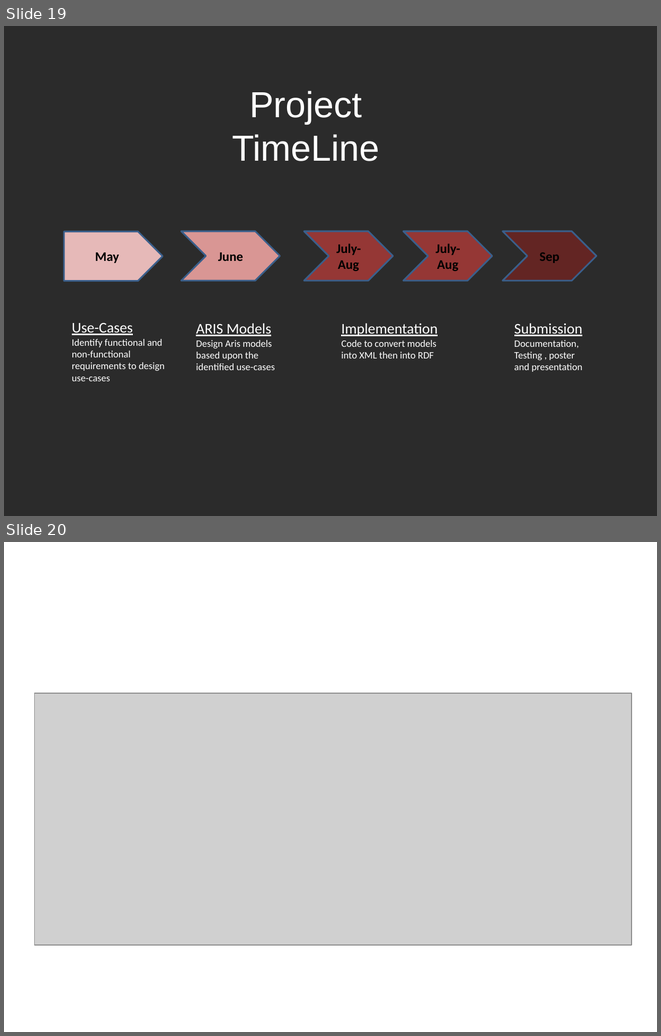
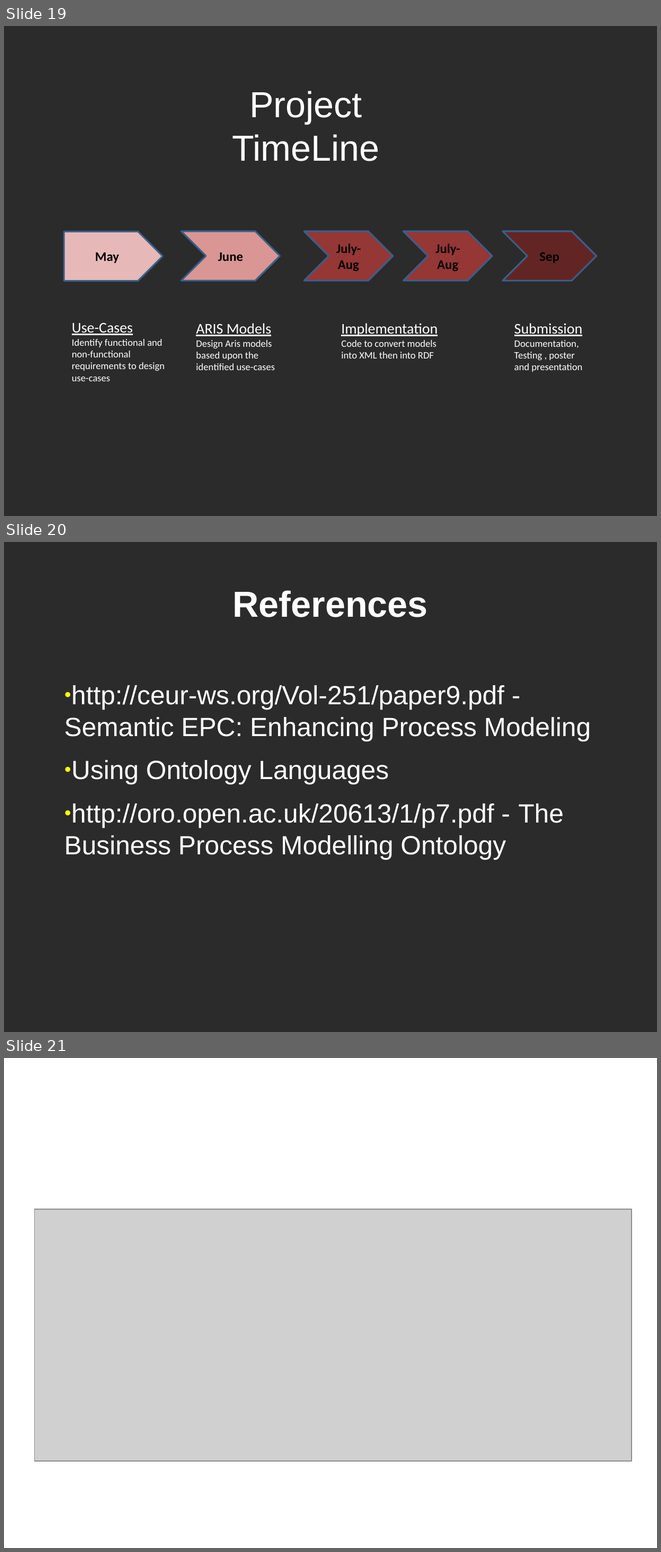
Before and after one commit to EIS-Bonn/MA-INF3232-Lab-SS2015, a slide deck: SomSem2014/Group K (ModellingEIS_Orlandi)/Presentations/GroupK_Final Presentation.pptx. Shown one above the other, each under a label of ours: slides 19 and 20 before the commit, slides 19, 20 and 21 after it. The pictures are 661x1036 and 661x1552 pixels, drawn with LibreOffice and Linux fonts; fonts in the diff are those of the drawing; grey boxes stand for pictures; background and template pictures are left out; a plain dark background stands for a picture behind light text. Boxes give left, top, right and bottom in pixels: in the first picture for what was removed or moved away, otherwise in the second. Text is boxed around its words. In the diff, an @@ line names an element or a change of style, - is before the commit and + after.

```diff
--- a/SomSem2014/Group K (ModellingEIS_Orlandi)/Presentations/GroupK_Final Presentation.pptx
+++ b/SomSem2014/Group K (ModellingEIS_Orlandi)/Presentations/GroupK_Final Presentation.pptx
@@ slide 20 added at [4,542,657,1032], background picture (left out) @@
@@ title added at [233,590,428,617], 44 pt, text #FFFFFF, bold @@
+References
@@ text added at [64,685,591,859], 32 pt, text #FFFFFF @@
+● http://ceur-ws.org/Vol-251/paper9.pdf - Semantic EPC: Enhancing Process Modeling
+● Using Ontology Languages
+● http://oro.open.ac.uk/20613/1/p7.pdf - The Business Process Modelling Ontology
@@ what was slide 20 is now slide 21 @@
```
Also in this commit, not shown: 10 other files.
